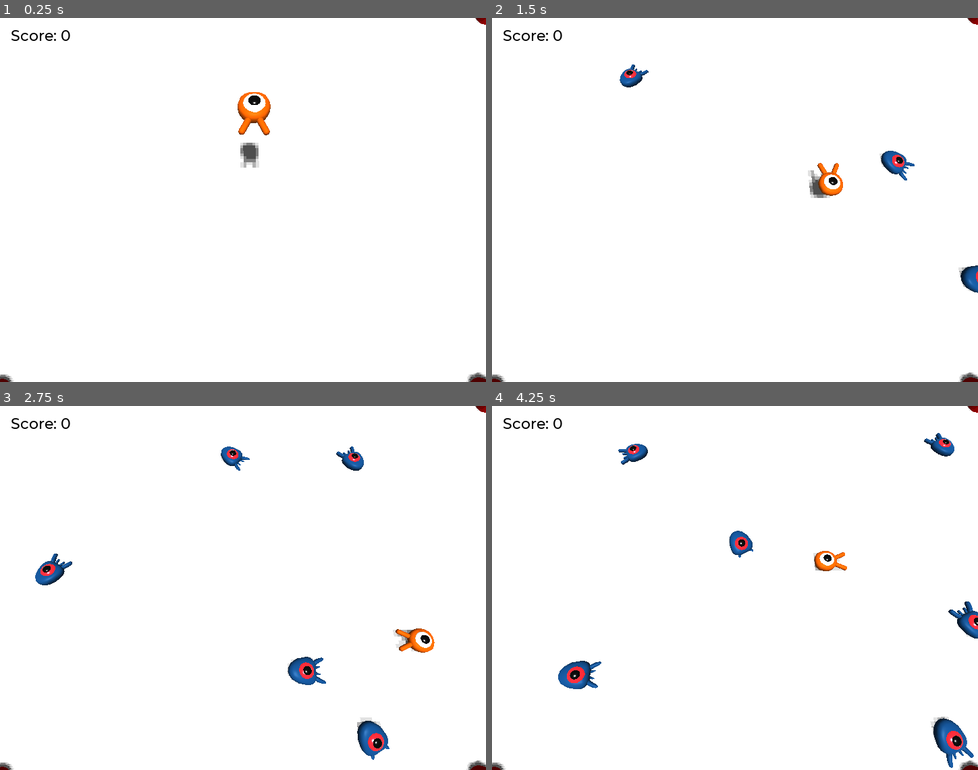
Above: before the commit, frames 1-4 (two rows, left to right).
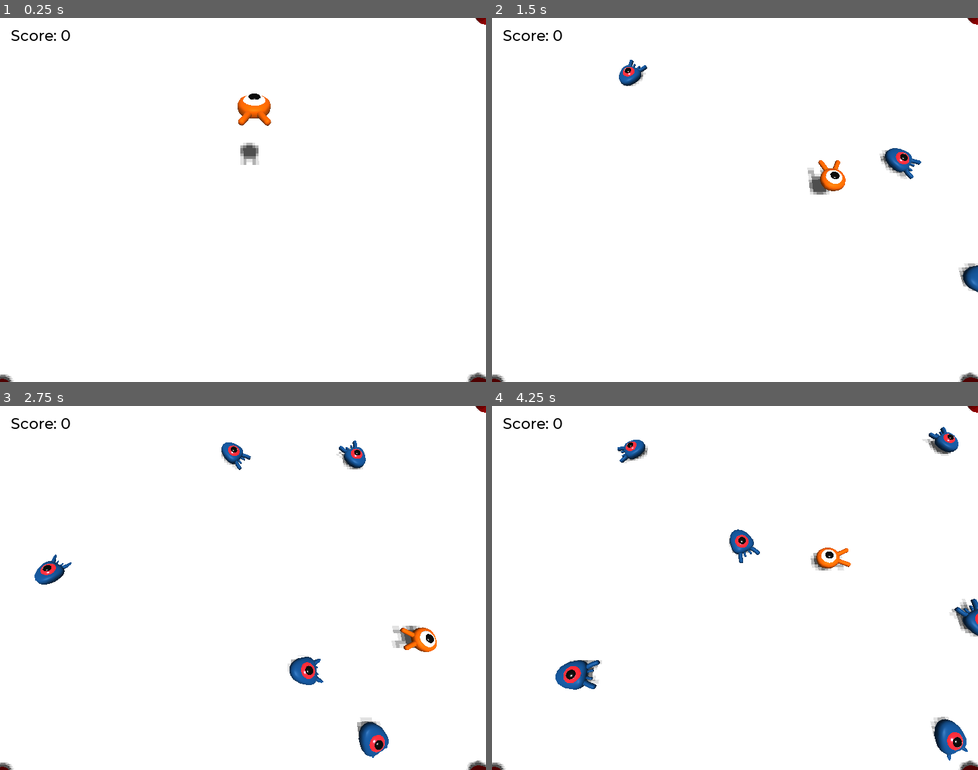
Above: after the commit, the same moments.

Repository: AntonHarbers/Godot-3D-Tutorial
Game: Godot game, scene res://Main.tscn
Same seed, same stepped clock (60 frames per second), same inputs: the game is played once before the commit and once after it.
Inputs:
- Up to frame 1 (0.25 s): no input
- Up to frame 2 (1.5 s): tap Enter (ui_accept) at 0.5 s; hold Right (move_right) 0.53-1.28 s; tap Space (jump) at 0.6, 0.77, 1.07, 1.35 s; hold Down (move_down) from 1.28 s (still down)
- Up to frame 3 (2.75 s): tap Space (jump) at 1.52, 1.82, 2.1 s; release Down (move_down) at 2.03 s; hold Right (move_right) from 2.03 s (still down)
- Up to frame 4 (4.25 s): release Right (move_right) at 2.78 s; hold Up (move_up) 2.78-3.53 s; tap Space (jump) at 2.85, 3.02, 3.32, 3.6, 3.77, 4.07 s; hold Left (move_left) from 3.53 s (still down)

The runs differ from the first frame. In frame 1, 0.6% of the frame differs, in the area x 48-56%, y 20-42%; in frame 2, 1.2%; in frame 3, 1.4%; in frame 4, 2.0%, in the area x 13-100%, y 5-100%.

Commit message:
Added Readme, finished tutorial

Diff:
--- a/Main.tscn
+++ b/Main.tscn
@@ -84,7 +84,7 @@
 curve = SubResource( 5 )
 
 [node name="SpawnLocation" type="PathFollow" parent="SpawnPath"]
-transform = Transform( -0.959396, 0, 0.282062, 0, 1, 0, -0.282062, 0, -0.959396, -33.1796, 0, -23.464 )
+transform = Transform( 0.25256, 0, 0.967581, 0, 1, 0, -0.967581, 0, 0.25256, -33.1796, 0, -23.464 )
 
 [node name="MobTimer" type="Timer" parent="."]
 wait_time = 0.5
--- a/Mob.gd
+++ b/Mob.gd
@@ -19,6 +19,8 @@
 	velocity = Vector3.FORWARD * random_speed
 	velocity = velocity.rotated(Vector3.UP, rotation.y)
 
+	$AnimationPlayer.playback_speed = random_speed / min_speed
+
 
 func _on_VisibilityNotifier_screen_exited():
 	queue_free()
--- a/Mob.tscn
+++ b/Mob.tscn
@@ -1,10 +1,39 @@
-[gd_scene load_steps=4 format=2]
+[gd_scene load_steps=5 format=2]
 
 [ext_resource path="res://Mob.gd" type="Script" id=1]
 [ext_resource path="res://art/mob.glb" type="PackedScene" id=2]
 
 [sub_resource type="BoxShape" id=1]
 extents = Vector3( 1, 0.719174, 0.7686 )
+
+[sub_resource type="Animation" id=2]
+resource_name = "float"
+length = 1.2
+loop = true
+tracks/0/type = "value"
+tracks/0/path = NodePath("Pivot/Character:translation")
+tracks/0/interp = 1
+tracks/0/loop_wrap = true
+tracks/0/imported = false
+tracks/0/enabled = true
+tracks/0/keys = {
+"times": PoolRealArray( 0.3, 0.7, 1.2 ),
+"transitions": PoolRealArray( 0.406126, 2.54912, 1 ),
+"update": 0,
+"values": [ Vector3( 0, 0, 0 ), Vector3( 0, 0.65, 0 ), Vector3( 0, 0.35, 0 ) ]
+}
+tracks/1/type = "value"
+tracks/1/path = NodePath("Pivot/Character:rotation_degrees")
+tracks/1/interp = 1
+tracks/1/loop_wrap = true
+tracks/1/imported = false
+tracks/1/enabled = true
+tracks/1/keys = {
+"times": PoolRealArray( 0.1, 0.5, 1.2 ),
+"transitions": PoolRealArray( 0.406126, 0.435275, 1 ),
+"update": 0,
+"values": [ Vector3( 0, 0, 0 ), Vector3( 8, 0, 0 ), Vector3( -9, 0, 0 ) ]
+}
 
 [node name="Mob" type="KinematicBody" groups=["mob"]]
 collision_layer = 2
@@ -14,6 +43,7 @@
 [node name="Pivot" type="Spatial" parent="."]
 
 [node name="Character" parent="Pivot" instance=ExtResource( 2 )]
+transform = Transform( 1, 0, 0, 0, 0.987688, 0.156434, 0, -0.156434, 0.987688, 0, 0.35, 0 )
 
 [node name="CollisionShape" type="CollisionShape" parent="."]
 transform = Transform( 0.81612, 0, 0, 0, 1, 0, 0, 0, 1, 0, 0.312651, 0 )
@@ -23,4 +53,8 @@
 transform = Transform( 1, 0, 0, 0, 1, 0, 0, 0, 1, 0, 0.191064, 0.286597 )
 aabb = AABB( -1.22455, -1, -1.62405, 2.4491, 2, 3.24809 )
 
+[node name="AnimationPlayer" type="AnimationPlayer" parent="."]
+autoplay = "float"
+anims/float = SubResource( 2 )
+
 [connection signal="screen_exited" from="VisibilityNotifier" to="." method="_on_VisibilityNotifier_screen_exited"]
--- a/Player.gd
+++ b/Player.gd
@@ -25,6 +25,9 @@
 	if direction != Vector3.ZERO :
 		direction = direction.normalized()
 		$Pivot.look_at(transform.origin + direction, Vector3.UP)
+		$AnimationPlayer.playback_speed = 3
+	else:
+		$AnimationPlayer.playback_speed = 1
 
 
 	target_velocity.x = direction.x * speed;
@@ -32,6 +35,7 @@
 
 	if not is_on_floor():
 		target_velocity.y = target_velocity.y - (fall_acceleration * delta)
+		$Pivot.rotation.x = PI / 6 * target_velocity.y / jump_impulse
 
 	if is_on_floor() and Input.is_action_just_pressed("jump"):
 		target_velocity.y = jump_impulse
@@ -52,6 +56,7 @@
 	move_and_slide(target_velocity, Vector3.UP)
 
 
+
 func die():
 	emit_signal("hit")
 	queue_free()
--- a/Player.tscn
+++ b/Player.tscn
@@ -6,6 +6,62 @@
 [sub_resource type="SphereShape" id=1]
 
 [sub_resource type="CylinderShape" id=2]
+
+[sub_resource type="Animation" id=3]
+length = 0.001
+tracks/0/type = "value"
+tracks/0/path = NodePath("Pivot/Character:translation")
+tracks/0/interp = 1
+tracks/0/loop_wrap = true
+tracks/0/imported = false
+tracks/0/enabled = true
+tracks/0/keys = {
+"times": PoolRealArray( 0 ),
+"transitions": PoolRealArray( 1 ),
+"update": 0,
+"values": [ Vector3( 0, 0, 0 ) ]
+}
+tracks/1/type = "value"
+tracks/1/path = NodePath("Pivot/Character:rotation_degrees")
+tracks/1/interp = 1
+tracks/1/loop_wrap = true
+tracks/1/imported = false
+tracks/1/enabled = true
+tracks/1/keys = {
+"times": PoolRealArray( 0 ),
+"transitions": PoolRealArray( 1 ),
+"update": 0,
+"values": [ Vector3( 0, 0, 0 ) ]
+}
+
+[sub_resource type="Animation" id=4]
+resource_name = "float"
+length = 1.2
+loop = true
+tracks/0/type = "value"
+tracks/0/path = NodePath("Pivot/Character:translation")
+tracks/0/interp = 1
+tracks/0/loop_wrap = true
+tracks/0/imported = false
+tracks/0/enabled = true
+tracks/0/keys = {
+"times": PoolRealArray( 0.3, 0.7, 1.2 ),
+"transitions": PoolRealArray( 0.406126, 2.54912, 1 ),
+"update": 0,
+"values": [ Vector3( 0, 0, 0 ), Vector3( 0, 0.65, 0 ), Vector3( 0, 0.35, 0 ) ]
+}
+tracks/1/type = "value"
+tracks/1/path = NodePath("Pivot/Character:rotation_degrees")
+tracks/1/interp = 1
+tracks/1/loop_wrap = true
+tracks/1/imported = false
+tracks/1/enabled = true
+tracks/1/keys = {
+"times": PoolRealArray( 0.1, 0.5, 1.2 ),
+"transitions": PoolRealArray( 0.406126, 0.435275, 1 ),
+"update": 0,
+"values": [ Vector3( 0, 0, 0 ), Vector3( 8, 0, 0 ), Vector3( -9, 0, 0 ) ]
+}
 
 [node name="Player" type="KinematicBody"]
 collision_mask = 6
@@ -28,4 +84,9 @@
 transform = Transform( 1.2283, 0, 0, 0, 0.333158, 0, 0, 0, 1.24465, 0, 0.593361, 0 )
 shape = SubResource( 2 )
 
+[node name="AnimationPlayer" type="AnimationPlayer" parent="."]
+autoplay = "float"
+anims/RESET = SubResource( 3 )
+anims/float = SubResource( 4 )
+
 [connection signal="body_entered" from="MobDetector" to="." method="_on_MobDetector_body_entered"]
Not shown: 1 places in Player.tscn that only renumber resources
Binary file added: repoImage.png
Not shown, added: repoImage.png.import
Not shown, added: README.md
